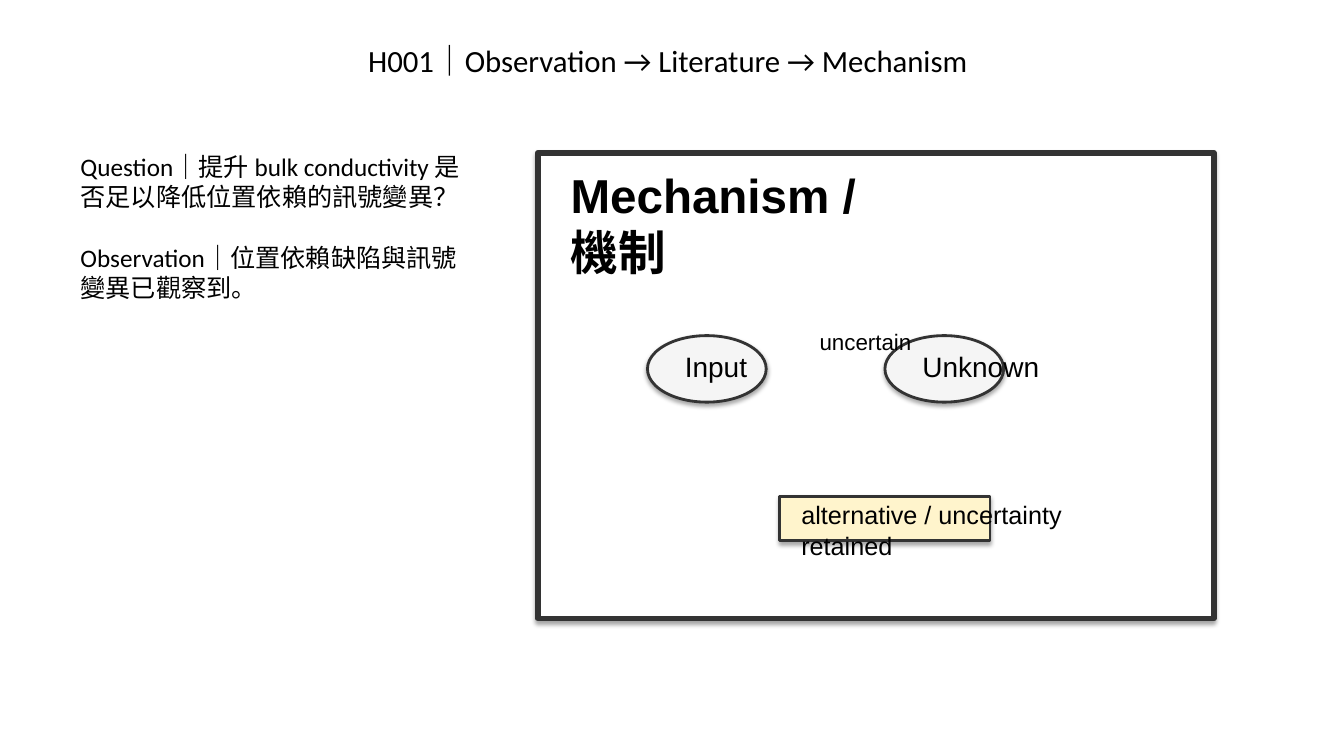
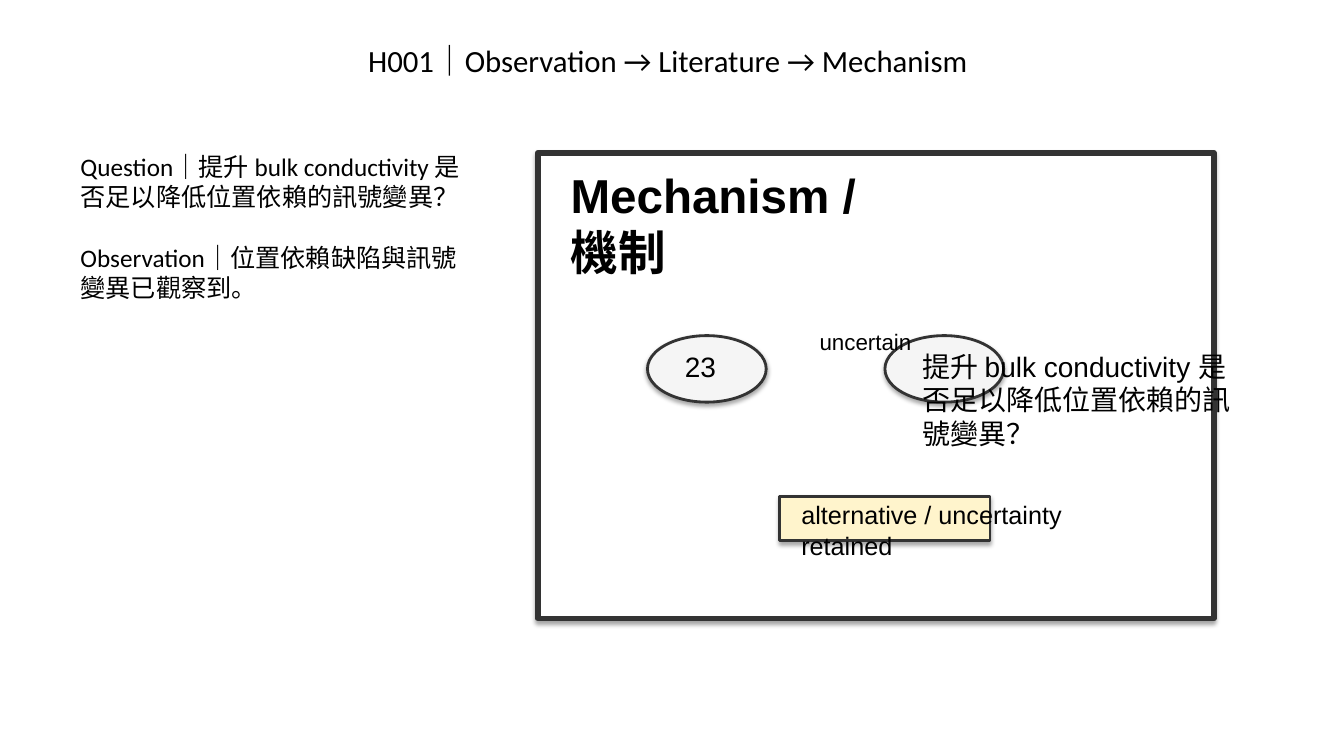
Before and after one commit to Gary0915/AI-Research-SKILLs, a slide deck: slide 6 of thesis-deck-system/artifacts/phase3/cp5-final-visual-composition-acceptance-deck.pptx. Drawn at 1344x756 pixels with LibreOffice and Linux fonts; fonts in the diff are those of the drawing. Boxes give left, top, right and bottom in pixels: in the first picture for what was removed or moved away, otherwise in the second. Text is boxed around its words. In the diff, an @@ line names an element or a change of style, - is before the commit and + after.

```diff
--- a/thesis-deck-system/artifacts/phase3/cp5-final-visual-composition-acceptance-deck.pptx
+++ b/thesis-deck-system/artifacts/phase3/cp5-final-visual-composition-acceptance-deck.pptx
@@ text at (685, 357, 716, 378): text changed @@
-Input
+23
@@ text at (922, 349, 1230, 447): text changed @@
-Unknown
+提升 bulk conductivity 是否足以降低位置依賴的訊號變異？
```
Also in this commit, not shown: 8 other slides changed, 33 other files.
